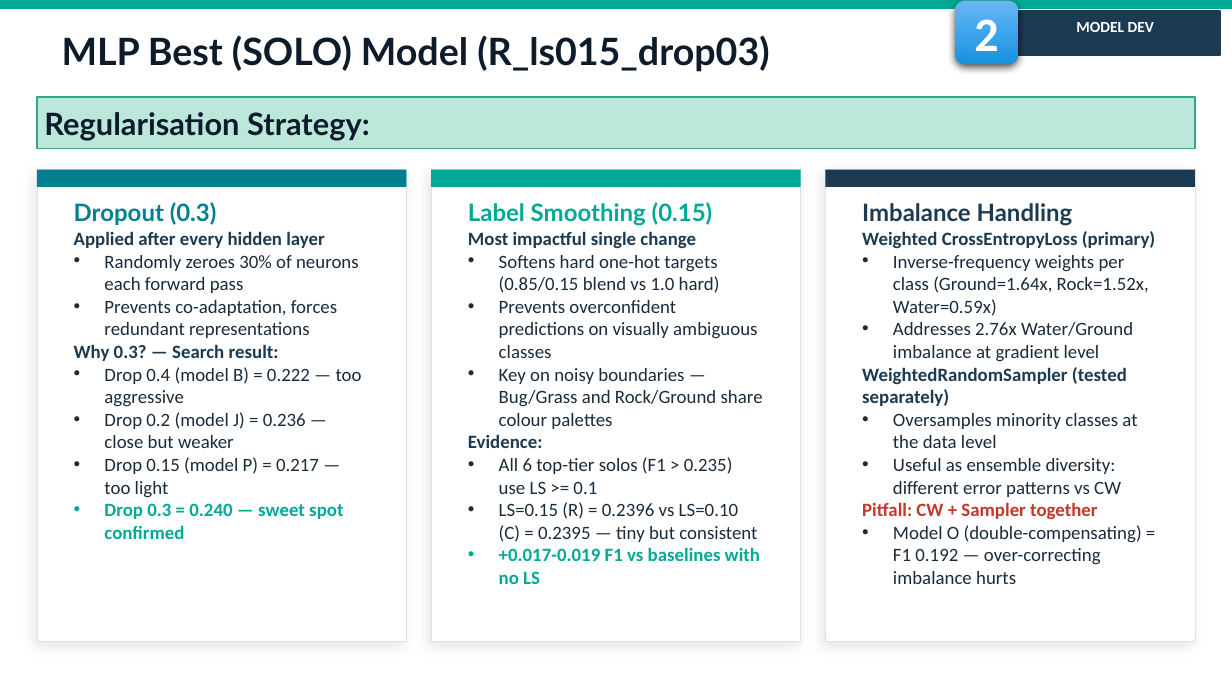
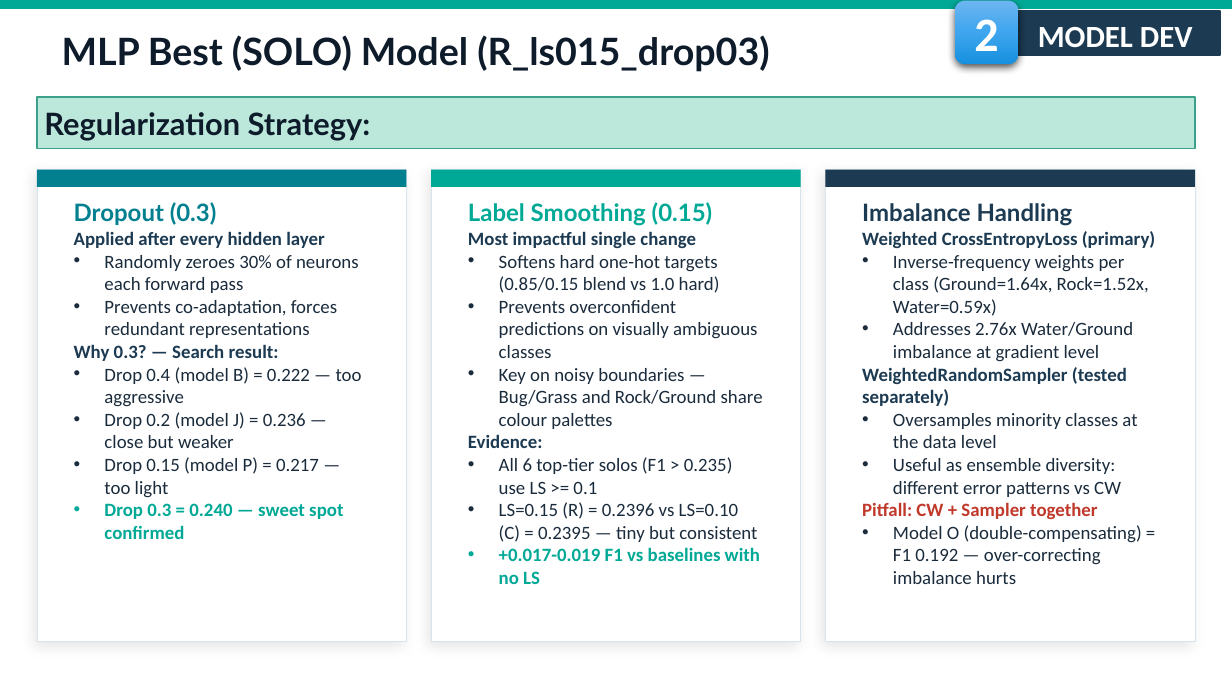
Before and after one commit to fmssilva/DL_Proj, a slide deck: slide 14 of assignment_1/task1/Task1_report.pptx. Drawn at 1232x693 pixels with LibreOffice and Linux fonts; fonts in the diff are those of the drawing; background and template pictures are left out. Boxes give left, top, right and bottom in pixels: in the first picture for what was removed or moved away, otherwise in the second. Text is boxed around its words. In the diff, an @@ line names an element or a change of style, - is before the commit and + after.

```diff
--- a/assignment_1/task1/Task1_report.pptx
+++ b/assignment_1/task1/Task1_report.pptx
@@ rectangle "MODEL DEV" at [1010, 11, 1220, 55]: size 9 to 18 pt @@
@@ text in rectangle at [44, 112, 371, 141]: text changed @@
-Regularisation Strategy:
+Regularization Strategy:
```
Also in this commit, not shown: 12 other slides changed.
